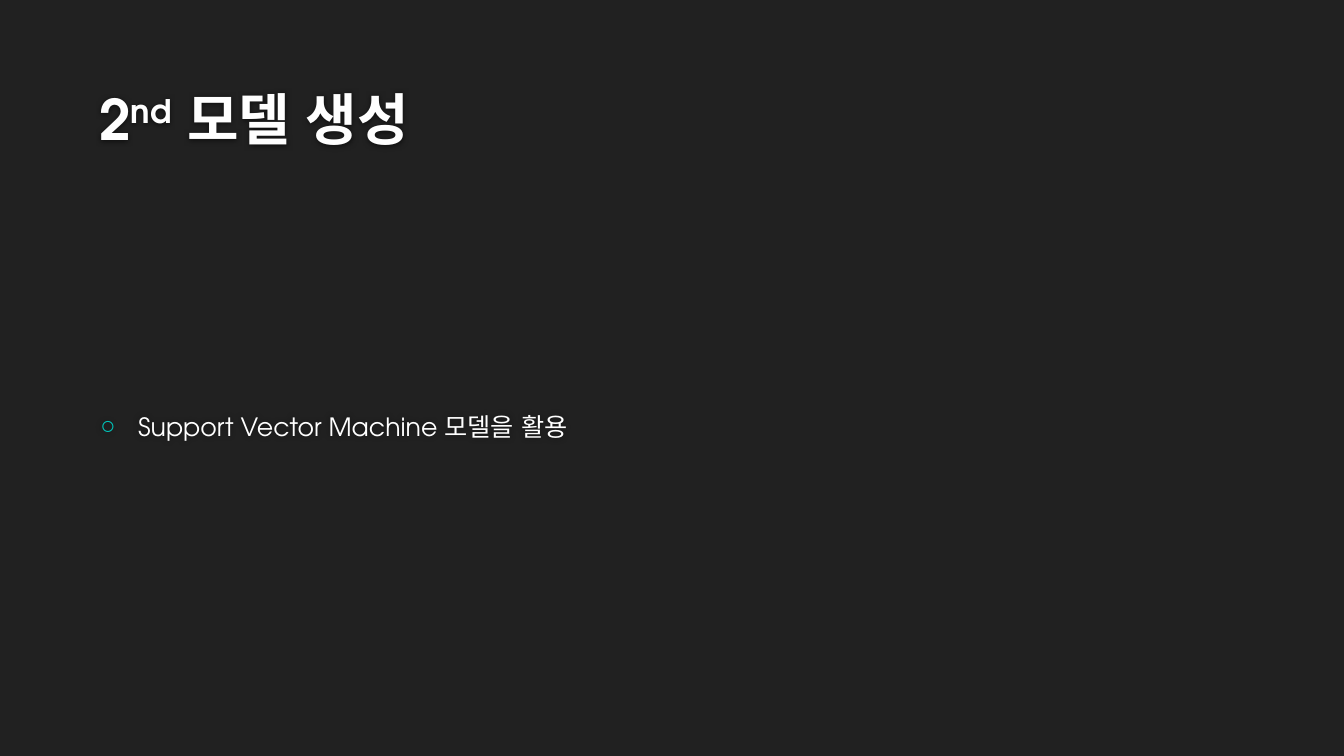
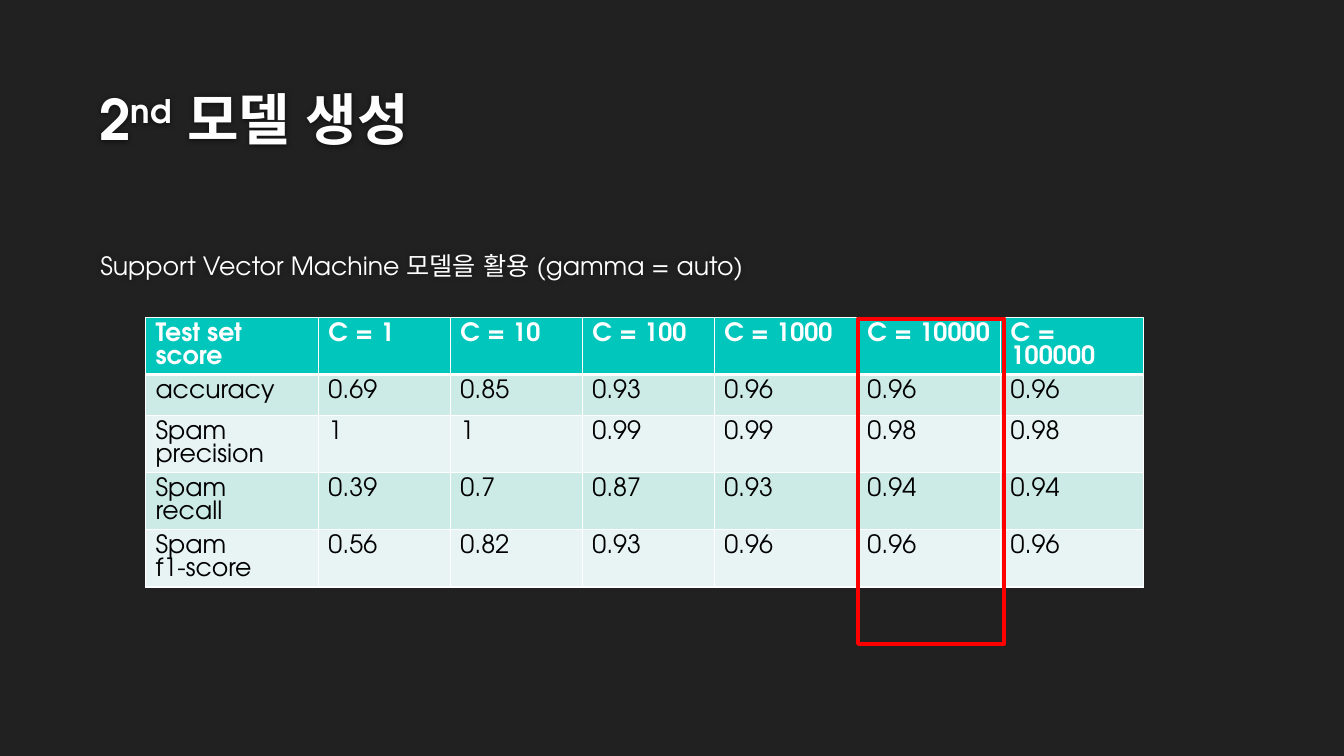
Before and after one commit to fluxus-dev/SpamPrediction, a slide deck: slide 11 of SpamOrHam.pptx. Drawn at 1344x756 pixels with LibreOffice and Linux fonts; fonts in the diff are those of the drawing; background and template pictures are left out. Boxes give left, top, right and bottom in pixels: in the first picture for what was removed or moved away, otherwise in the second. Text is boxed around its words. In the diff, an @@ line names an element or a change of style, - is before the commit and + after.

```diff
--- a/SpamOrHam.pptx
+++ b/SpamOrHam.pptx
@@ text "Support Vector Machine 모델을 활용 ..." at box(100, 254, 743, 281): vertical alignment middle to top @@
@@ text at box(100, 254, 743, 281): text changed @@
-○ Support Vector Machine 모델을 활용
+Support Vector Machine 모델을 활용 (gamma = auto)
@@ table added at box(145, 318, 1144, 641), 5 rows, 7 columns @@
+Test set score | C = 1 | C = 10 | C = 100 | C = 1000 | C = 10000 | C = 100000
+accuracy | 0.69 | 0.85 | 0.93 | 0.96 | 0.96 | 0.96
+Spam / precision | 1 | 1 | 0.99 | 0.99 | 0.98 | 0.98
+Spam / recall | 0.39 | 0.7 | 0.87 | 0.93 | 0.94 | 0.94
+Spam / f1-score | 0.56 | 0.82 | 0.93 | 0.96 | 0.96 | 0.96
@@ rectangle added at box(858, 319, 1004, 644), outline #FF0000 3 pt @@
```
Also in this commit, not shown: 2 other slides changed, 2 slides added.
